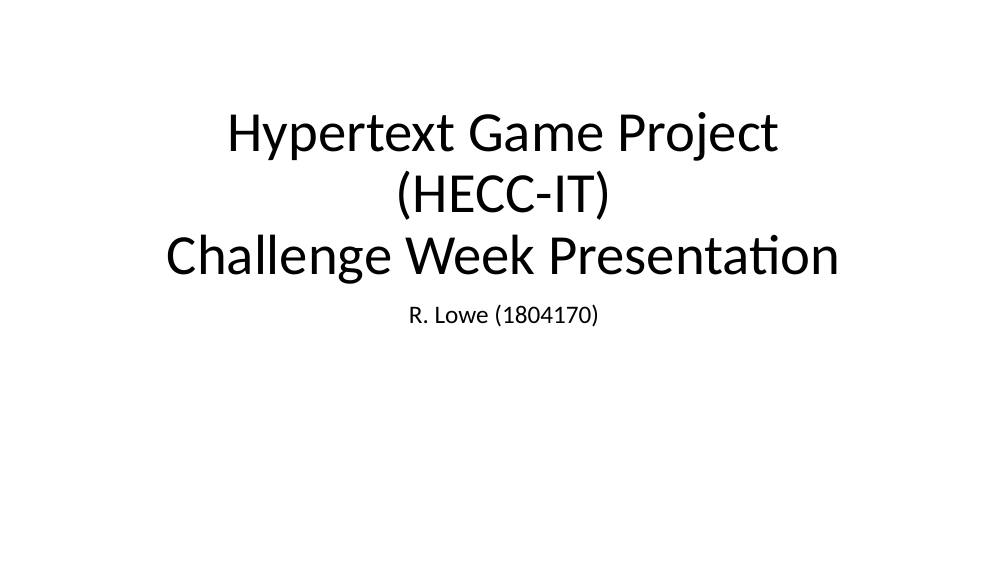
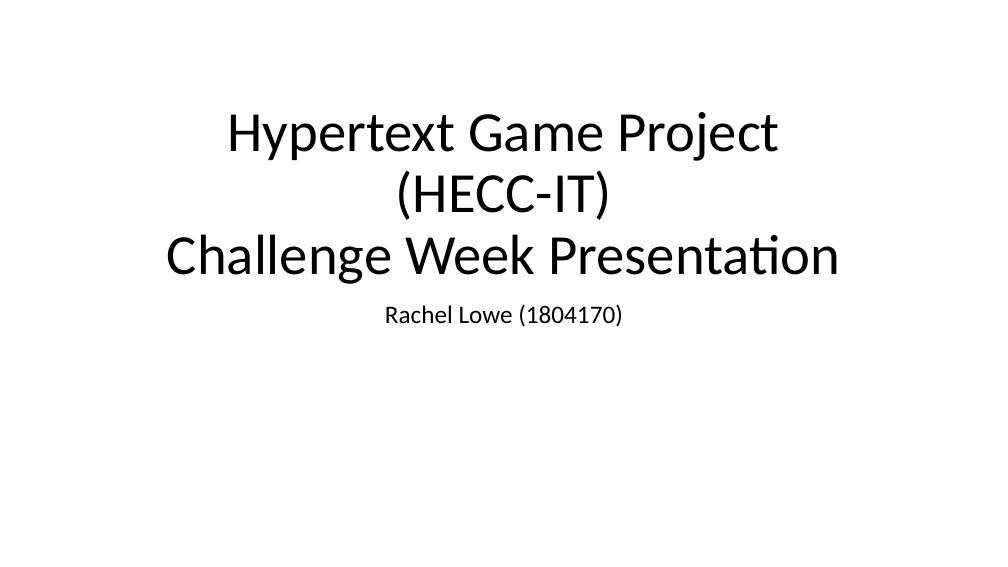
Before and after one commit to 11BelowStudio/HECC-IT, a slide deck: slide 1 of Reports n such/Challenge Week Presentation.pptx. Drawn at 1008x567 pixels with LibreOffice and Linux fonts; fonts in the diff are those of the drawing. Boxes give left, top, right and bottom in pixels: in the first picture for what was removed or moved away, otherwise in the second. Text is boxed around its words. In the diff, an @@ line names an element or a change of style, - is before the commit and + after.

```diff
--- a/Reports n such/Challenge Week Presentation.pptx
+++ b/Reports n such/Challenge Week Presentation.pptx
@@ subtitle at [385, 304, 623, 327]: text changed @@
-R. Lowe (1804170)
+Rachel Lowe (1804170)
```
Also in this commit, not shown: 16 other files.
